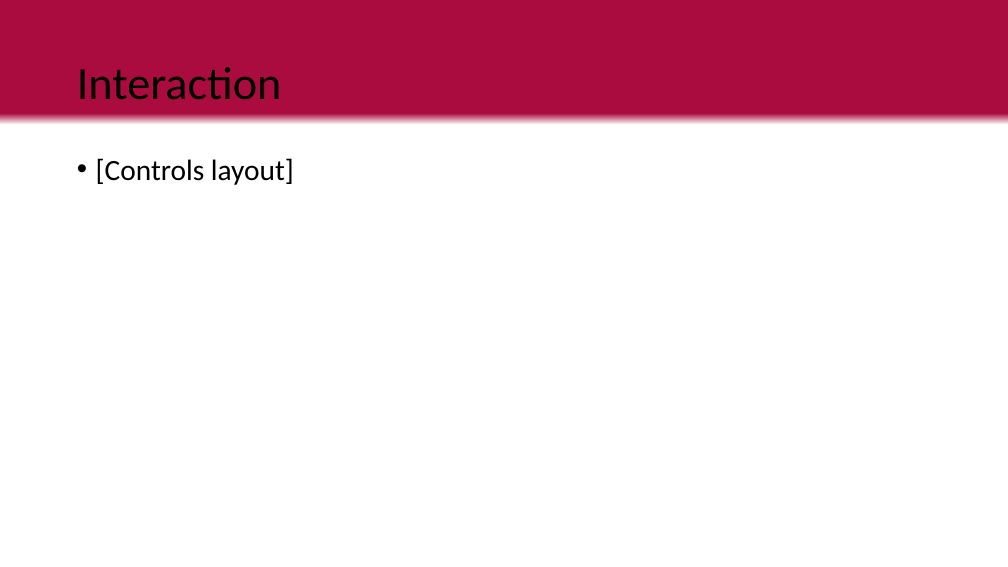
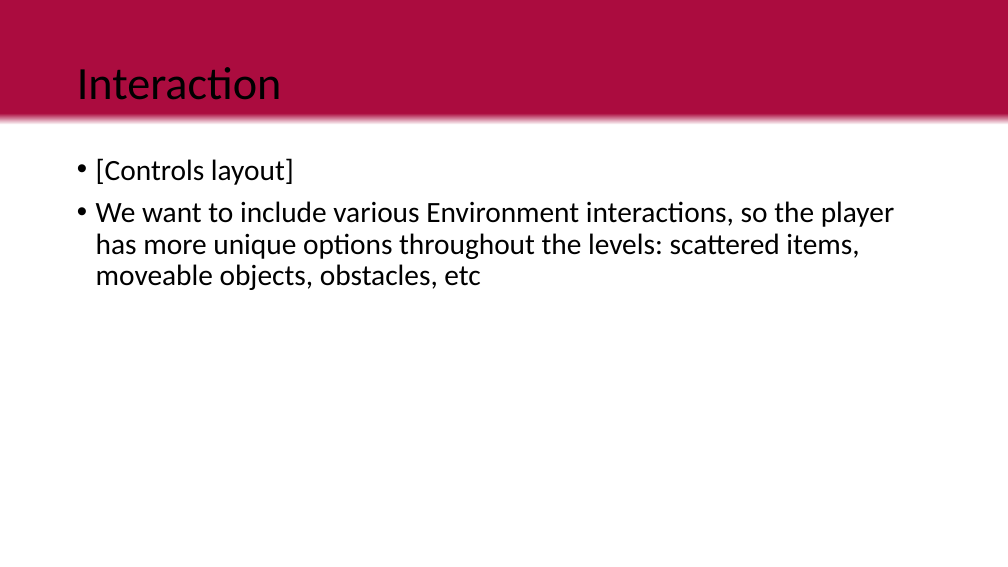
Before and after one commit to LuxRegem/Project_Clash-of-Cosplayers, a slide deck: slide 26 of Shared Documentation/Luke's Documents/Clash of Cos Team Pitch.pptx (slide 25 before the commit). Drawn at 1008x567 pixels with LibreOffice and Linux fonts; fonts in the diff are those of the drawing. Boxes give left, top, right and bottom in pixels: in the first picture for what was removed or moved away, otherwise in the second. Text is boxed around its words. In the diff, an @@ line names an element or a change of style, - is before the commit and + after.

```diff
--- a/Shared Documentation/Luke's Documents/Clash of Cos Team Pitch.pptx
+++ b/Shared Documentation/Luke's Documents/Clash of Cos Team Pitch.pptx
@@ text at [96,201,894,290]: paragraph added @@
+• We want to include various Environment interactions, so the player has more unique options throughout the levels: scattered items, moveable objects, obstacles, etc
```
Also in this commit, not shown: 7 other slides changed, 2 slides removed, 6 other files.
